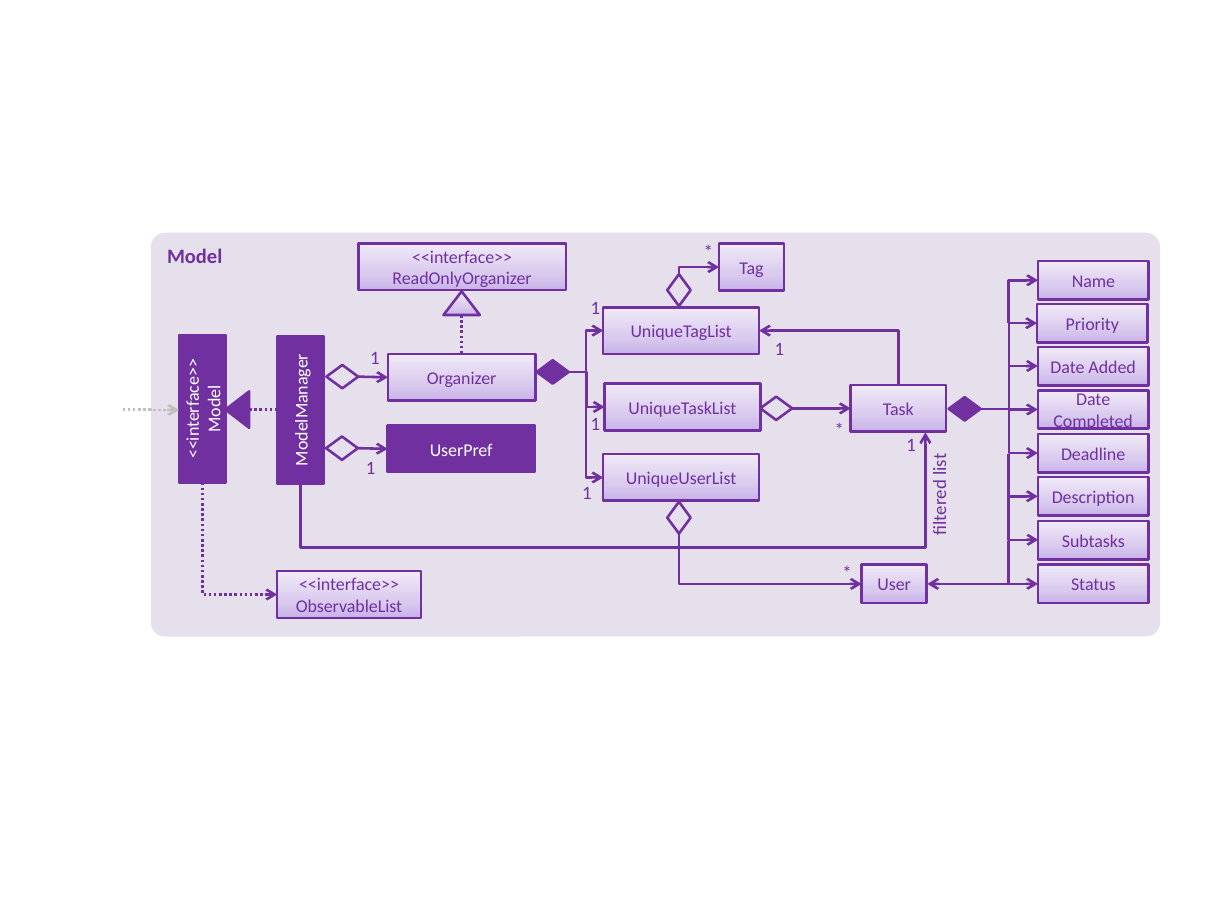
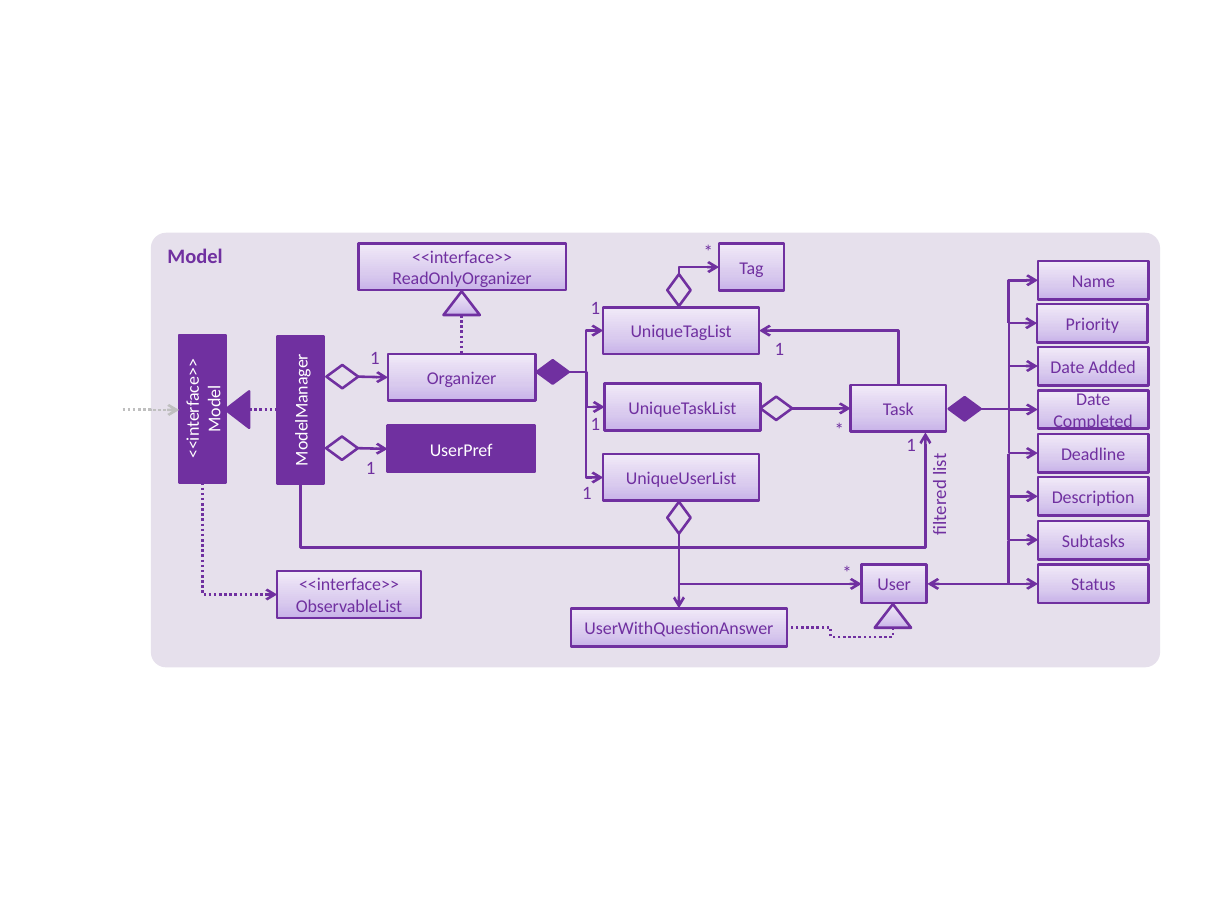
Before and after one commit to dominickenn/main, a slide deck: slide 1 of docs/diagrams/ModelComponentClassDiagram.pptx. Drawn at 1232x924 pixels with LibreOffice and Linux fonts; fonts in the diff are those of the drawing. Boxes give left, top, right and bottom in pixels: in the first picture for what was removed or moved away, otherwise in the second. Text is boxed around its words. In the diff, an @@ line names an element or a change of style, - is before the commit and + after.

```diff
--- a/docs/diagrams/ModelComponentClassDiagram.pptx
+++ b/docs/diagrams/ModelComponentClassDiagram.pptx
@@ rounded rectangle "Model": place and size @@
-rounded rectangle "Model" at bbox=[150, 233, 1159, 637]
+rounded rectangle "Model" at bbox=[150, 233, 1159, 668]
@@ elbow arrow added from (679, 533) to (679, 609), #7030A0 1.5 pt @@
@@ rectangle added at bbox=[572, 609, 787, 647], fill gradient #C9B5E8 to #D8CBEE to #F0EAF9, outline #7030A0 1.5 pt, 10.5 pt, text #7030A0 @@
+UserWithQuestionAnswer
@@ elbow line added from (893, 628) to (787, 627), #7030A0 1.5 pt dashed @@
@@ triangle added at bbox=[875, 604, 912, 627], fill gradient #C9B5E8 to #D8CBEE to #F0EAF9, outline #7030A0 1.5 pt @@
```
Also in this commit, not shown: 1 other file.
